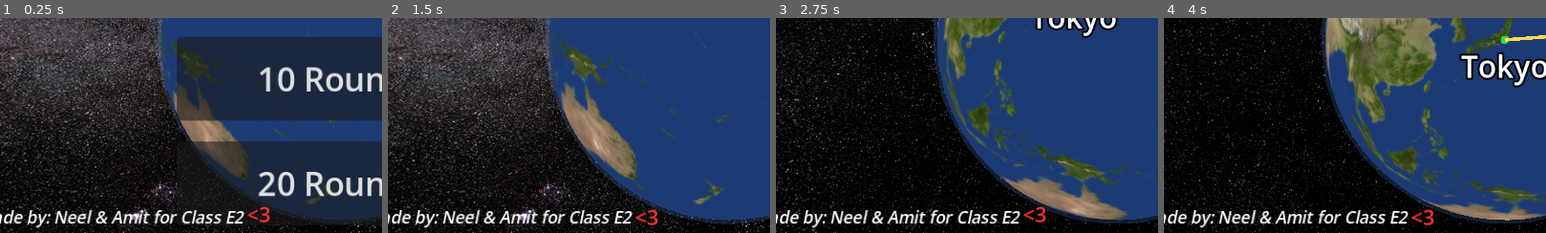
Above: before the commit, frames 1-4 (left to right).
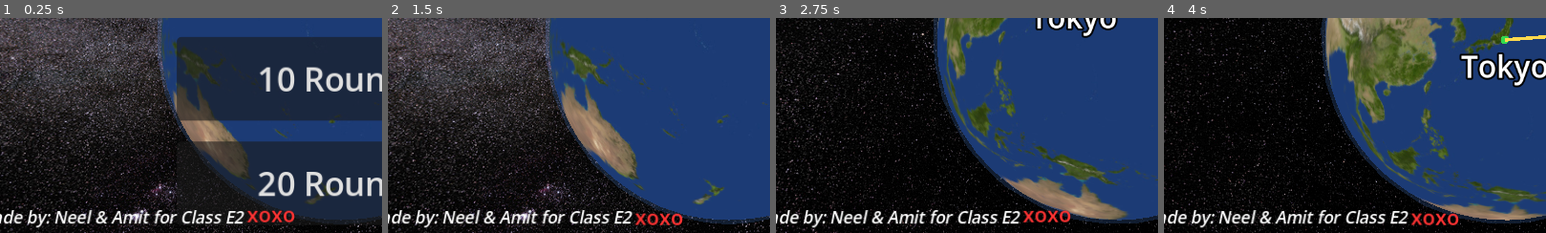
Above: after the commit, the same moments.

Repository: ahetawal-p/geotap
Game: Godot game, scene res://scenes/main.tscn
Same seed, same stepped clock (60 frames per second), same inputs: the game is played once before the commit and once after it.
Inputs (mouse positions are % of the whole screen's width and height, from its top left):
- Up to frame 1 (0.25 s): no input
- Up to frame 2 (1.5 s): click "5 Rounds" at 0.5 s; move the mouse to (72, 45) at 1.27 s; click (72, 45) at 1.42 s
- Up to frame 3 (2.75 s): drag from (30, 55) to (45, 70) at 2.02 s
- Up to frame 4 (4 s): move the mouse to (60, 28) at 2.77 s; click (60, 28) at 2.92 s; drag from (45, 70) to (20, 35) at 3.52 s
The pictures show only the part of the screen within x 5-55%, y 45-95%; the shares and areas given below are measured in that part.

The runs differ from the first frame. In frame 1, 0.5% of the frame differs, in the area x 64-78%, y 87-96%; in frame 2, 0.5%; in frame 3, 0.5%; in frame 4, 0.5%, in the area x 64-78%, y 88-97%.

Commit message:
fix font

Diff:
--- a/ui/hud.tscn
+++ b/ui/hud.tscn
@@ -120,7 +120,7 @@
 bbcode_enabled = true
 fit_content = true
 scroll_active = false
-text = "[i]Made by: Neel & Amit for Class E2[/i] [color=#ff3333][font_size=14][wave amp=10 freq=2.5]<3[/wave][/font_size][/color]"
+text = "[i]Made by: Neel & Amit for Class E2[/i] [color=#ff3333][font_size=14][wave amp=10 freq=2.5]xoxo[/wave][/font_size][/color]"
 theme_override_font_sizes/normal_font_size = 11
 theme_override_font_sizes/italics_font_size = 11
 theme_override_constants/outline_size = 1
